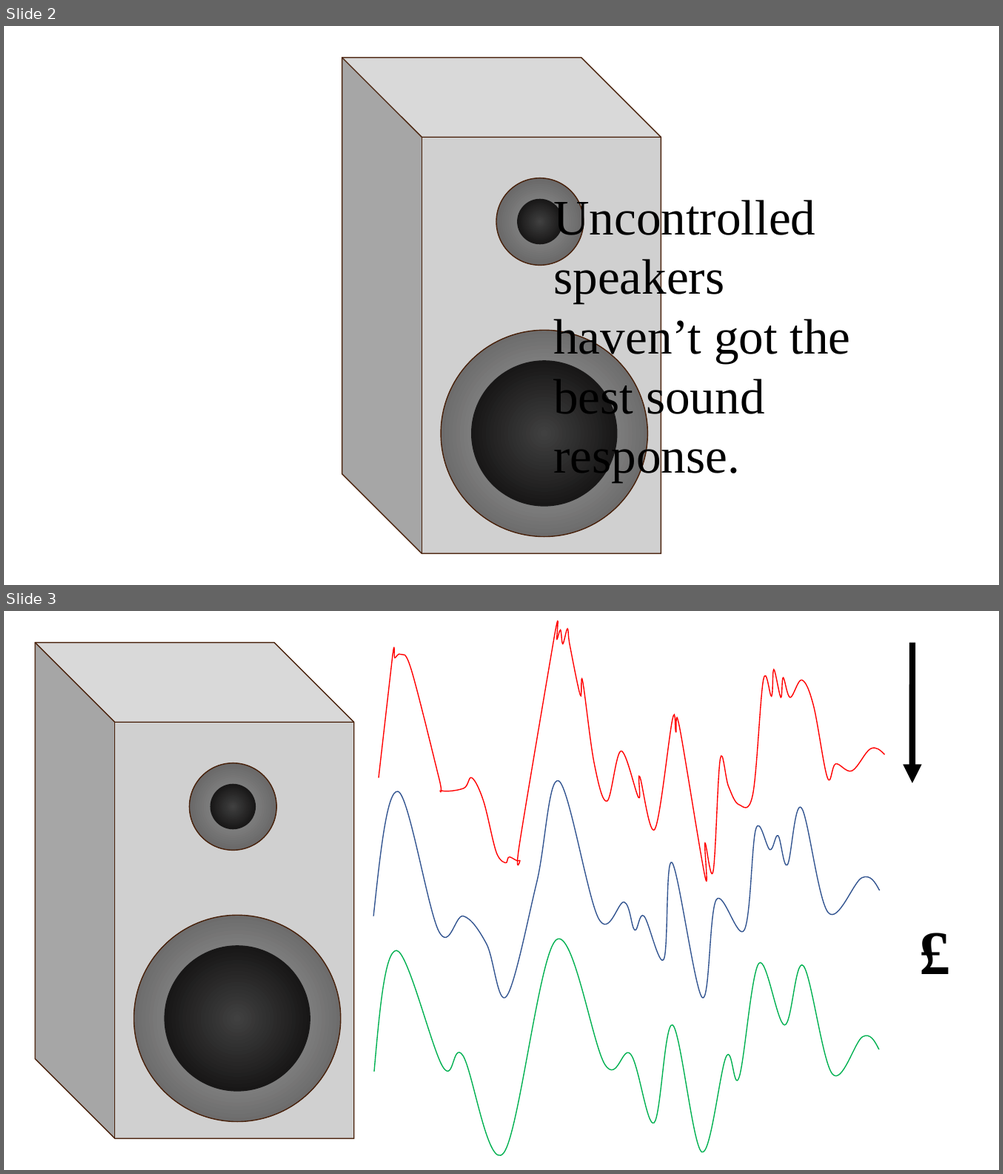
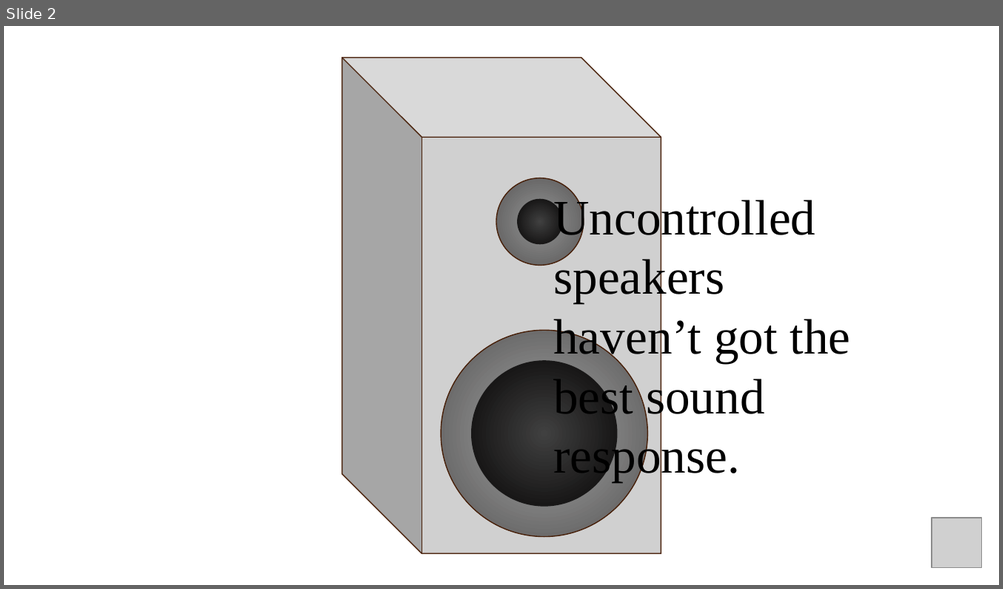
Before and after one commit to spez1998/3rd-year-project, a slide deck: Deliverables/EngagementVideo/video_animation.pptx. Shown one above the other, each under a label of ours: slides 2 and 3 before the commit, slide 2 after it. The pictures are 1003x1174 and 1003x589 pixels, drawn with LibreOffice and Linux fonts; fonts in the diff are those of the drawing; grey boxes stand for pictures. Boxes give left, top, right and bottom in pixels: in the first picture for what was removed or moved away, otherwise in the second. Text is boxed around its words. In the diff, an @@ line names an element or a change of style, - is before the commit and + after.

```diff
--- a/Deliverables/EngagementVideo/video_animation.pptx
+++ b/Deliverables/EngagementVideo/video_animation.pptx
@@ slide 3 removed at box(4, 611, 999, 1170), background #FFFFFF @@
@@ freeform shape removed at box(378, 621, 885, 881) @@
@@ picture removed at box(35, 642, 354, 1139) @@
@@ arrow removed from (912, 642) to (912, 783) @@
@@ ellipse removed at box(189, 763, 276, 851) @@
@@ freeform shape removed at box(373, 781, 879, 999) @@
@@ ellipse removed at box(134, 915, 341, 1122) @@
@@ text removed at box(912, 908, 970, 991) @@
-£
@@ freeform shape removed at box(374, 940, 879, 1156) @@
@@ slide 2 changed as well @@
@@ picture added at box(931, 518, 982, 568) @@
```
Also in this commit, not shown: 3 other slides changed, 3 slides added, 2 other slides removed, 3 other files.
